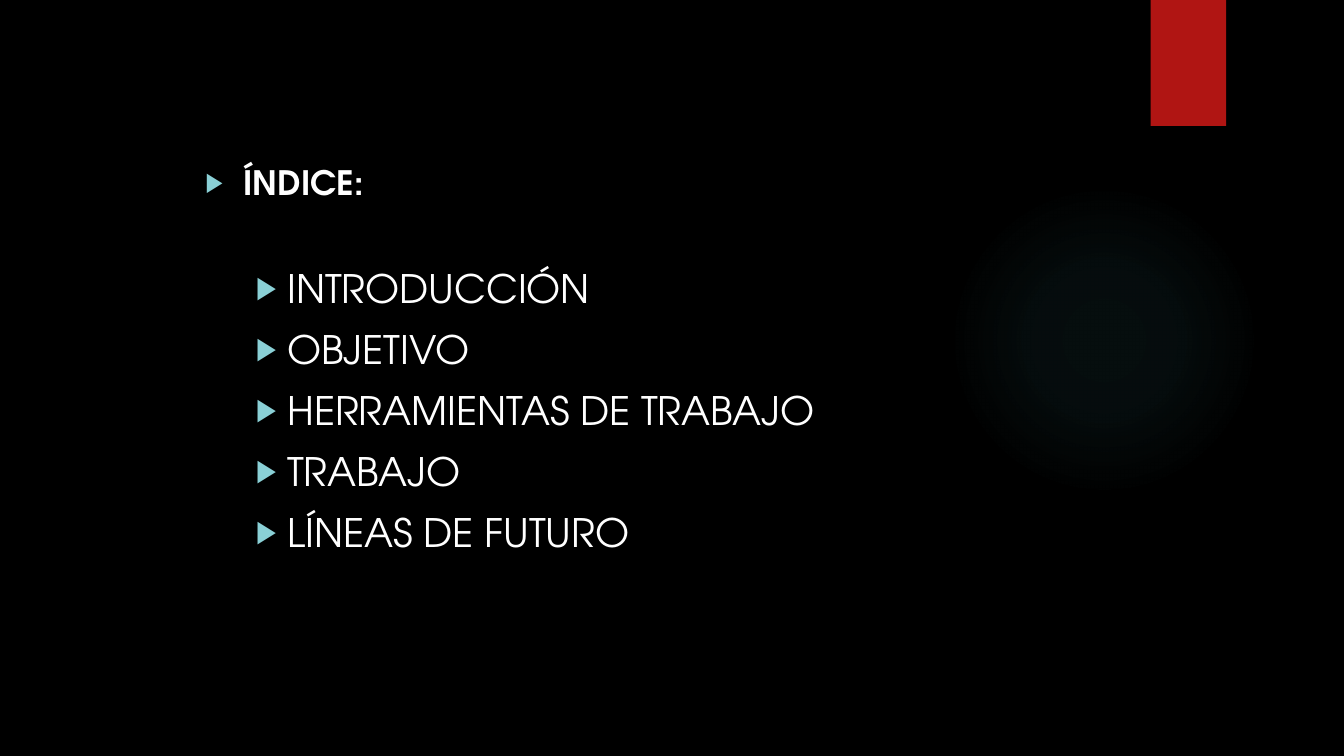
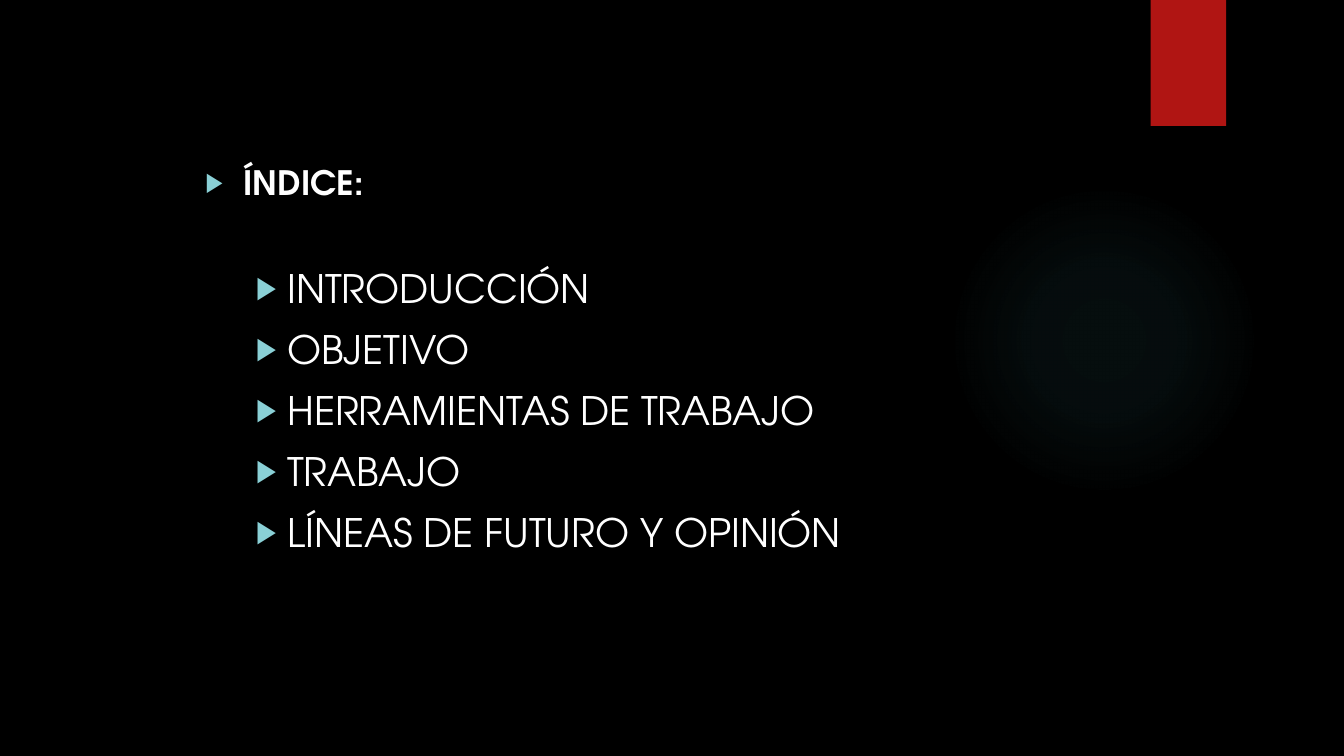
Before and after one commit to dalvar04/SIBI, a slide deck: slide 2 of Presentacion.pptx. Drawn at 1344x756 pixels with LibreOffice and Linux fonts; fonts in the diff are those of the drawing; background and template pictures are left out. Boxes give left, top, right and bottom in pixels: in the first picture for what was removed or moved away, otherwise in the second. Text is boxed around its words. In the diff, an @@ line names an element or a change of style, - is before the commit and + after.

```diff
--- a/Presentacion.pptx
+++ b/Presentacion.pptx
@@ text at <box>287,510,841,548</box>: text changed @@
-  ▶ LÍNEAS DE FUTURO
+  ▶ LÍNEAS DE FUTURO Y OPINIÓN
```
Also in this commit, not shown: 2 other files.
